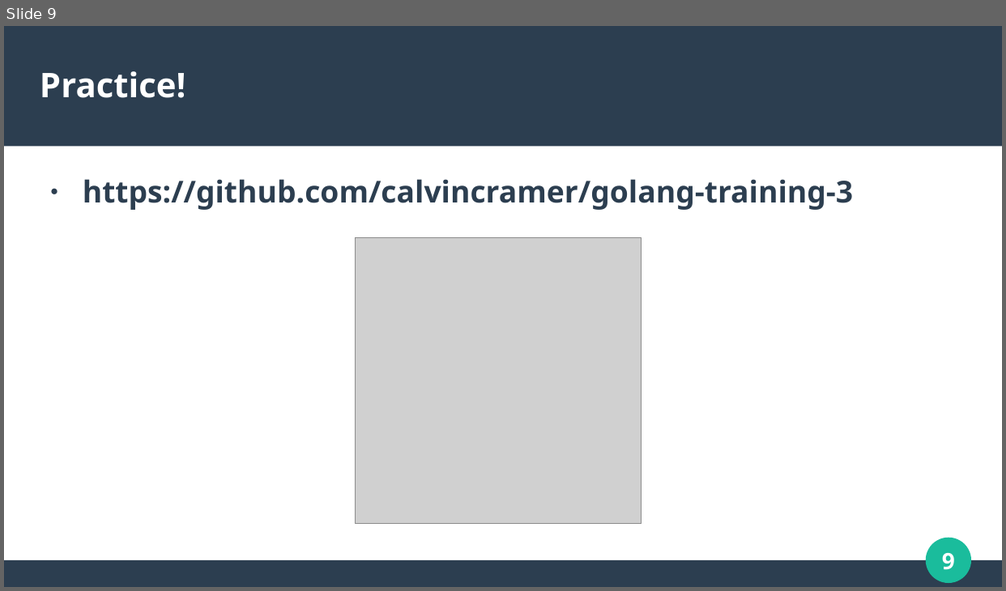
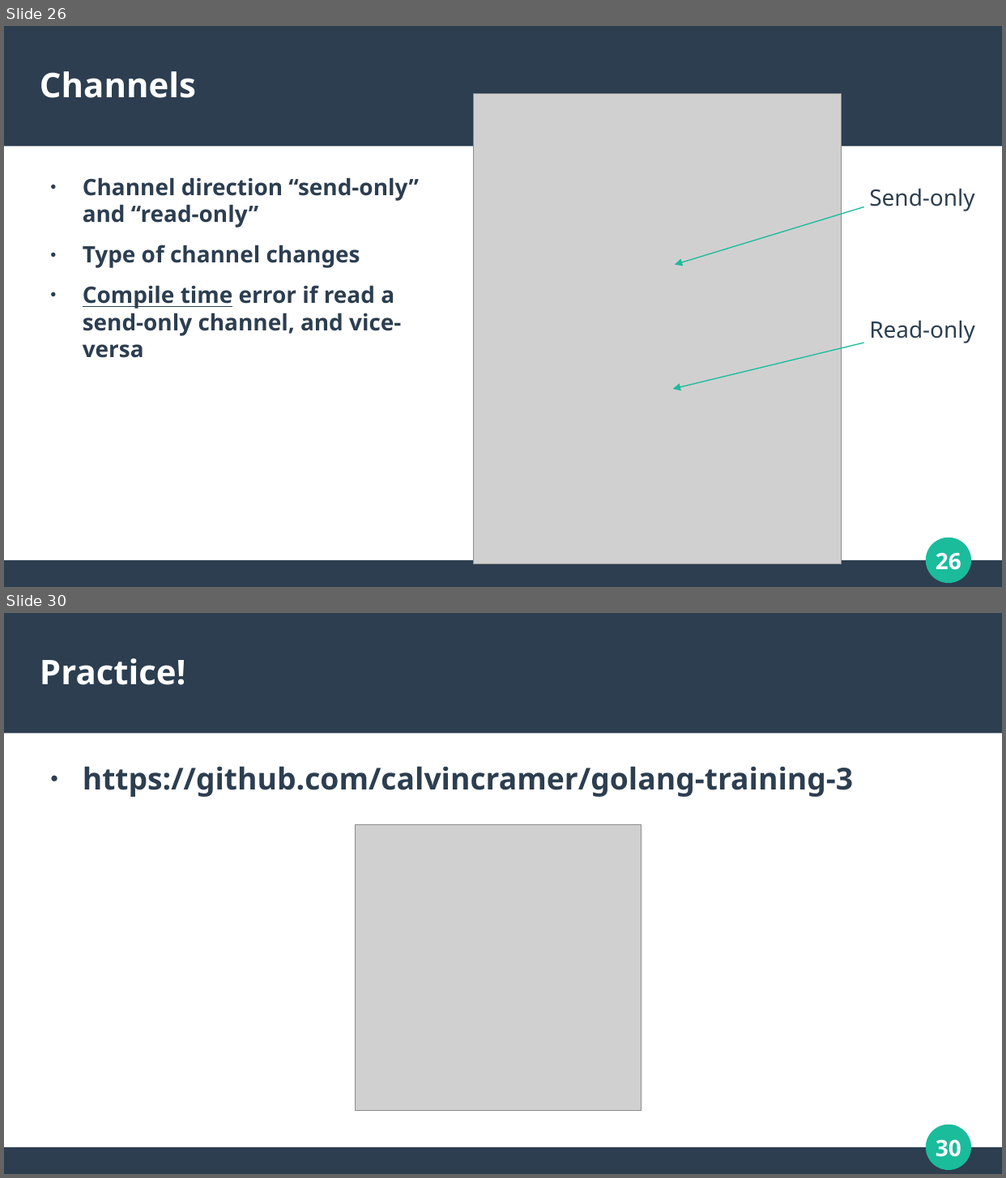
Before and after one commit to calvincramer/golang-training-3-completed, a slide deck: presentation-3.odp. Shown one above the other, each under a label of ours: slide 9 before the commit, slides 26 and 30 after it; the slides between them are not shown. The pictures are 1006x591 and 1006x1178 pixels, drawn with LibreOffice and Linux fonts; fonts in the diff are those of the drawing; grey boxes stand for pictures. Boxes give left, top, right and bottom in pixels: in the first picture for what was removed or moved away, otherwise in the second. Text is boxed around its words. In the diff, an @@ line names an element or a change of style, - is before the commit and + after.

```diff
--- a/presentation-3.odp
+++ b/presentation-3.odp
@@ slide 26 added at [4, 26, 1002, 587], background #FFFFFF; not listed: 4 template elements that a slide beside it also shows @@
@@ title added at [40, 71, 196, 98], 27 pt, text #FFFFFF, bold @@
+Channels
@@ picture added at [474, 94, 842, 565] @@
@@ text added at [83, 177, 419, 358], 18 pt, text #2C3E50, bold @@
+● Channel direction “send-only” and “read-only”
+● Type of channel changes
+● Compile time error if read a send-only channel, and vice-versa
@@ text added at [869, 188, 974, 211], 18 pt, text #2C3E50 @@
+Send-only
@@ arrow added from (864, 207) to (675, 265), #1ABC9C 0.85 pt @@
@@ text added at [869, 320, 974, 344], 18 pt, text #2C3E50 @@
+Read-only
@@ arrow added from (864, 343) to (673, 389), #1ABC9C 0.85 pt @@
@@ what was slide 9 is now slide 30 @@
@@ page number at [936, 1139, 961, 1157]: text changed @@
-9
+30
```
Also in this commit, not shown: 4 slides changed, 23 other slides added, 3 slides removed, 1 other file.
